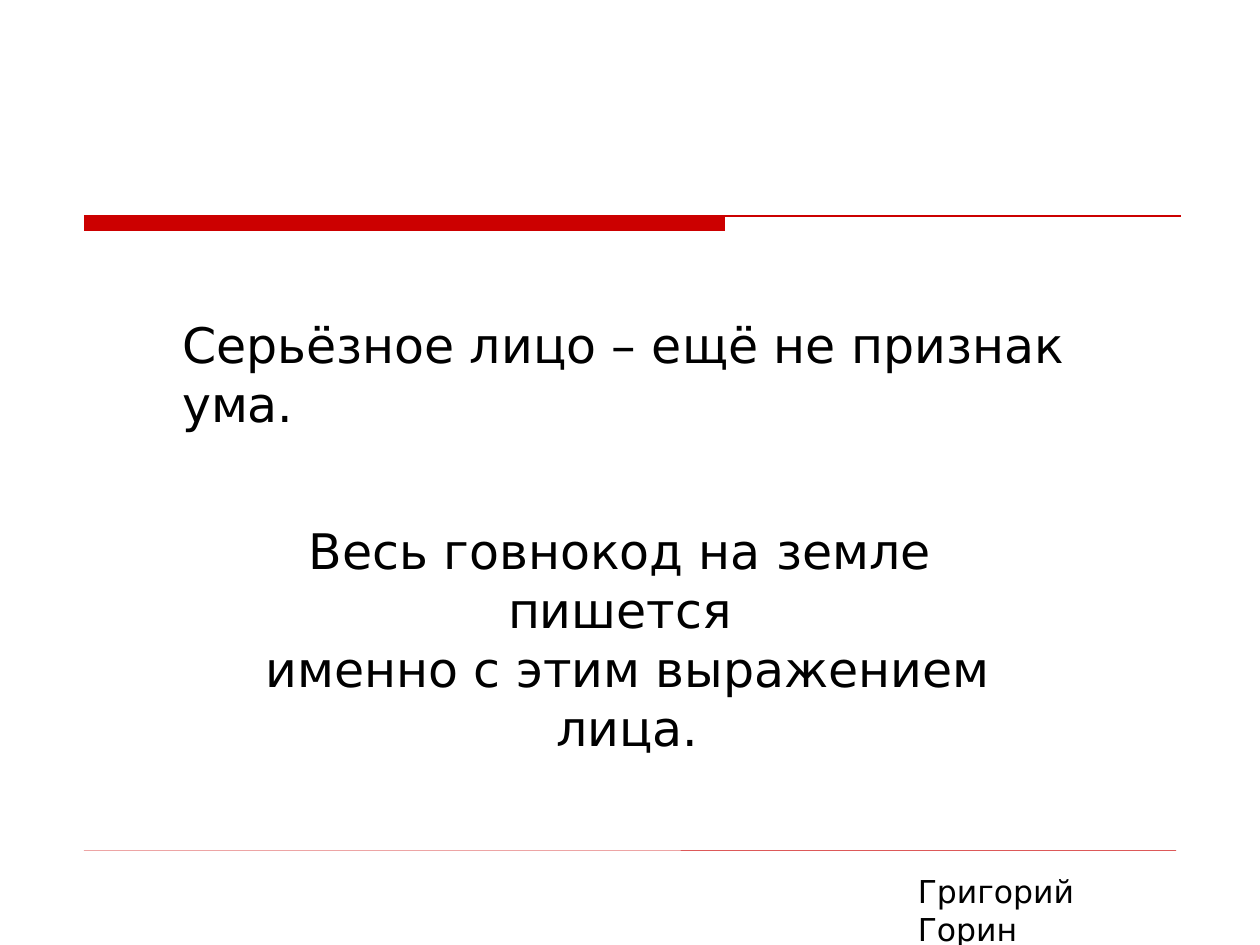
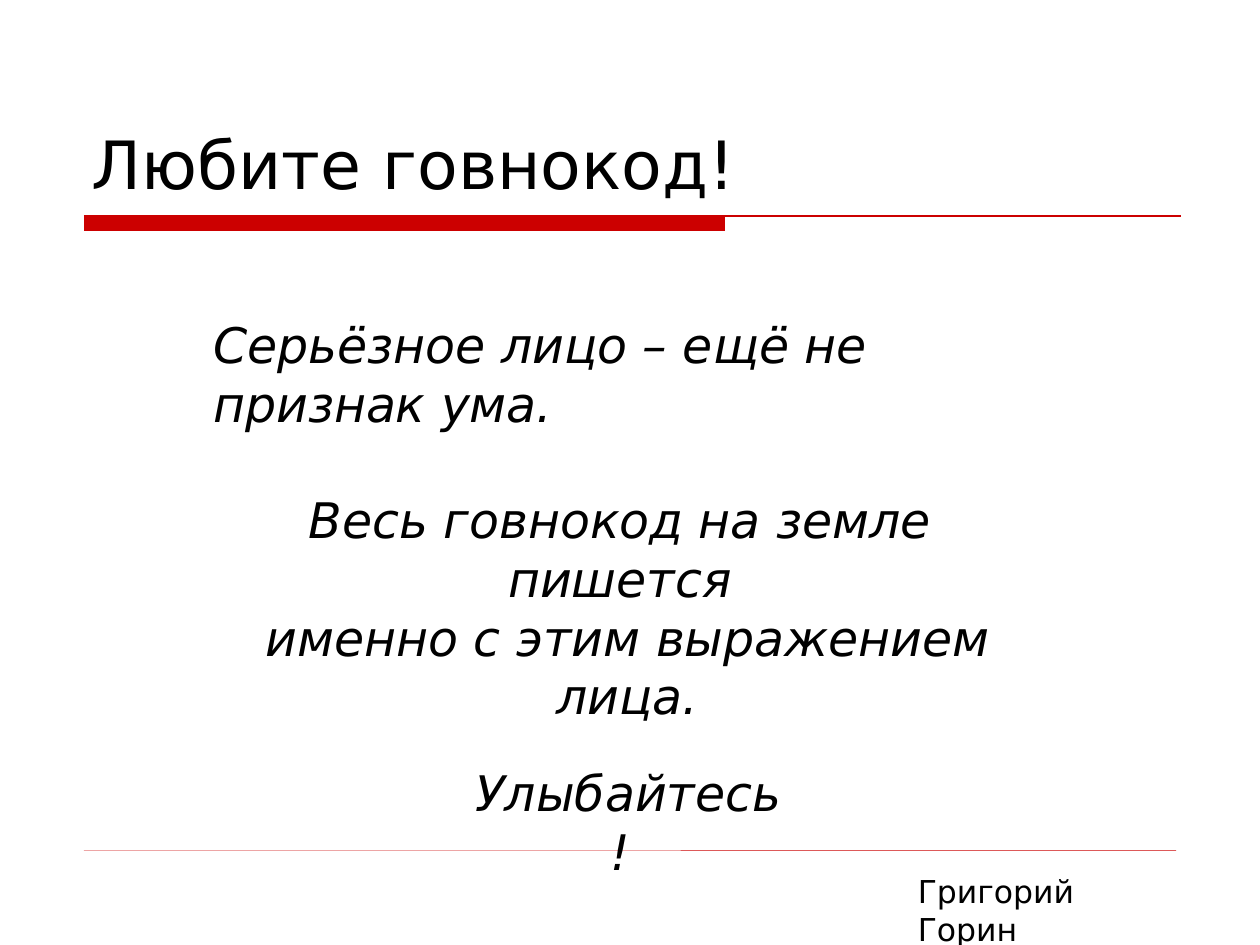
Before and after one commit to asolntsev/presentations, a slide deck: slide 33 of wtf-code/WTF_code.jug-lv.ru.ppt. Drawn at 1260x945 pixels with LibreOffice and Linux fonts; fonts in the diff are those of the drawing; background and template pictures are left out. Boxes give left, top, right and bottom in pixels: in the first picture for what was removed or moved away, otherwise in the second. Text is boxed around its words. In the diff, an @@ line names an element or a change of style, - is before the commit and + after.

```diff
--- a/wtf-code/WTF_code.jug-lv.ru.ppt
+++ b/wtf-code/WTF_code.jug-lv.ru.ppt
@@ title added at [92,137,734,199], 38 pt, text #000000 @@
+Любите говнокод!
@@ text "Серьёзное лицо – ещё не ...": place and size @@
-text "Серьёзное лицо – ещё не ..." at [182,326,1063,433]
+text "Серьёзное лицо – ещё не ..." at [213,326,867,433]
@@ text "Серьёзное лицо – ещё не ..." at [213,326,867,433]: italic on @@
@@ text "Весь говнокод на земле" at [266,502,990,667]: italic on @@
@@ text "Весь говнокод на земле": place and size @@
-text "Весь говнокод на земле" at [266,533,990,698]
+text "Весь говнокод на земле" at [266,502,990,667]
@@ text added at [475,773,781,812], 28 pt, text #000000, italic @@
+Улыбайтесь!
```
Also in this commit, not shown: 4 other slides changed.
